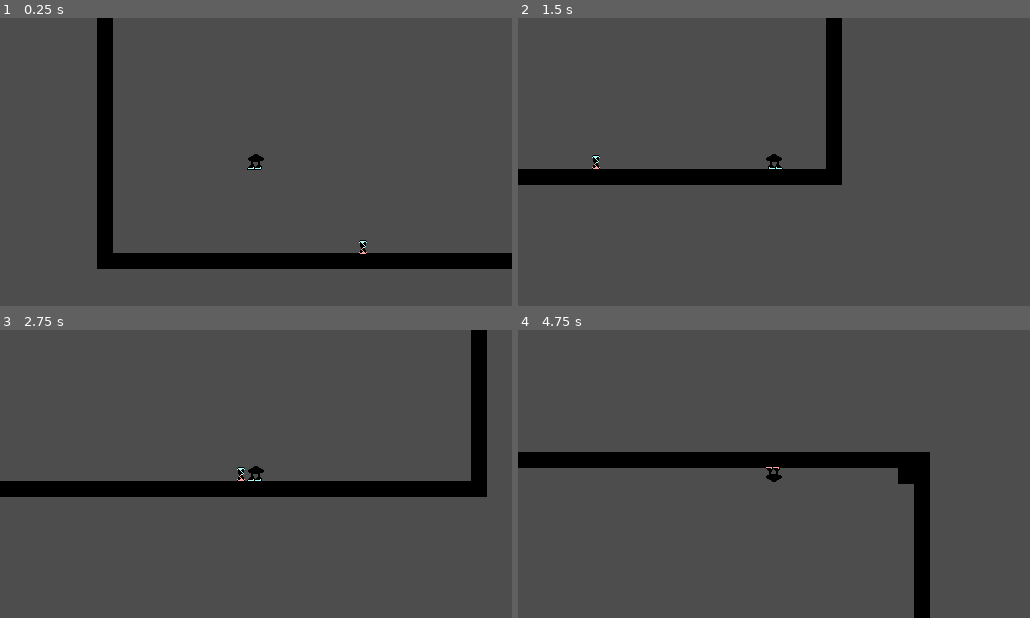
Above: before the commit, frames 1-4 (two rows, left to right).
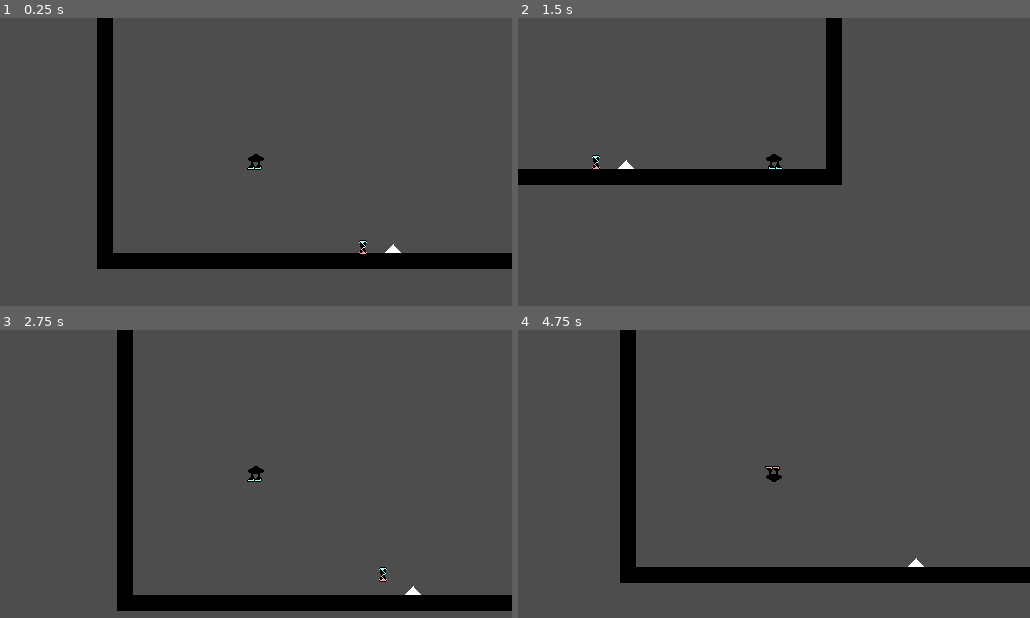
Above: after the commit, the same moments.

Repository: OliveADay/InvertedParadox
Game: Godot game, scene res://world.tscn
Two runs of this game, one before a commit and one after it. Both use one fixed random seed, a clock stepped at 60 frames per second and the inputs below. The project has no main scene, so this scene is started directly.
Inputs:
- Up to frame 1 (0.25 s): no input
- Up to frame 2 (1.5 s): hold Right (move_right) from 0.53 s (still down); tap Up (shift_up) at 0.77 s
- Up to frame 3 (2.75 s): tap Up (shift_up) at 1.52 s; release Right (move_right) at 2.03 s; hold Left (move_left) from 2.03 s (still down)
- Up to frame 4 (4.75 s): release Left (move_left) at 2.78 s; hold Right (move_right) 2.78-4.28 s; tap Up (shift_up) at 3.02, 3.77, 4.52 s; hold Left (move_left) from 4.28 s (still down)

The runs differ from the first frame. In frame 1, less than 0.1% of the frame differs, in the area x 75-79%, y 78-82%; in frame 2, less than 0.1%; in frame 3, 14%, in the area x 0-100%, y 0-98%; in frame 4, 13%.

Commit message:
d

Diff:
--- a/L1.tscn
+++ b/L1.tscn
@@ -22,15 +22,16 @@
 [sub_resource type="TileSet" id="TileSet_nbany"]
 physics_layer_0/collision_layer = 1
 physics_layer_0/collision_mask = 131
-physics_layer_1/collision_layer = 2
+physics_layer_1/collision_layer = 4
 sources/0 = SubResource("TileSetAtlasSource_f48ry")
 
 [node name="L1" type="Node2D"]
 
 [node name="TileMap" type="TileMap" parent="."]
+texture_filter = 1
 tile_set = SubResource("TileSet_nbany")
 format = 2
-layer_0/tile_data = PackedInt32Array(29, 0, 0, 1114141, 0, 0 …(1342 unchanged characters)… 3070, 0, 0, 1048606, 0, 0, 1114142, 0, 0)
+layer_0/tile_data = PackedInt32Array(29, 0, 0, 1114141, 0, 0 …(1342 unchanged characters)… 3070, 0, 0, 1048606, 0, 0, 1114142, 0, 0, 1048593, 65536, 0)
 
 [node name="Player" parent="." instance=ExtResource("2_lgyva")]
 position = Vector2(143, 148)
--- a/Player.gd
+++ b/Player.gd
@@ -14,10 +14,13 @@
 
 func _physics_process(delta):
 	# Add the gravity.
-	if($GravJumpActiv.has_overlapping_bodies()):
+	if $GravJumpActiv.has_overlapping_bodies():
 		jumpTrue = false
 		var bodies = $GravJumpActiv.get_overlapping_bodies()
 		bodies[0].queue_free()
+
+	if $SpikeSense.has_overlapping_bodies():
+		get_tree().reload_current_scene()
 
 	if not is_on_floor():
 		if gravM:
--- a/Player.tscn
+++ b/Player.tscn
@@ -31,3 +31,10 @@
 shape = SubResource("RectangleShape2D_16f2j")
 
 [node name="Camera2D" type="Camera2D" parent="."]
+
+[node name="SpikeSense" type="Area2D" parent="."]
+collision_mask = 4
+
+[node name="CollisionShape2D" type="CollisionShape2D" parent="SpikeSense"]
+position = Vector2(-0.5, 0)
+shape = SubResource("RectangleShape2D_16f2j")
Binary file changed: tilemap_placeholder.aseprite
Binary file changed: tilemap_placeholder.png
